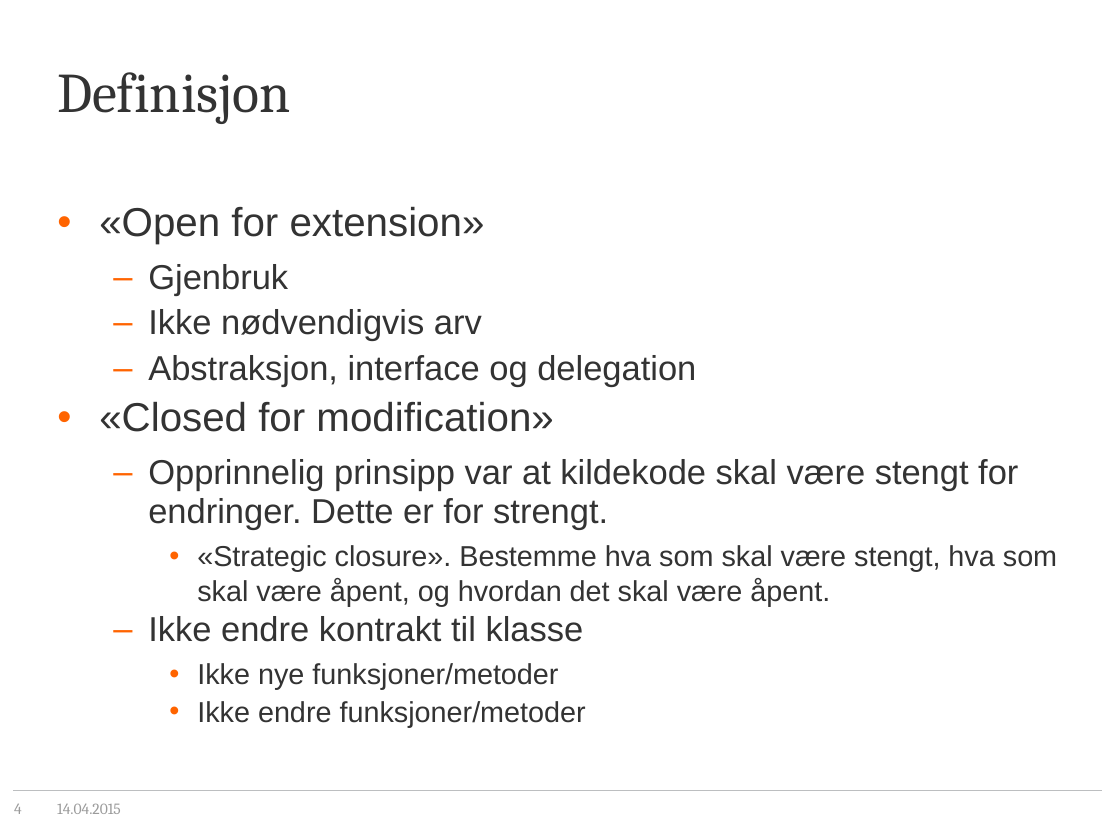
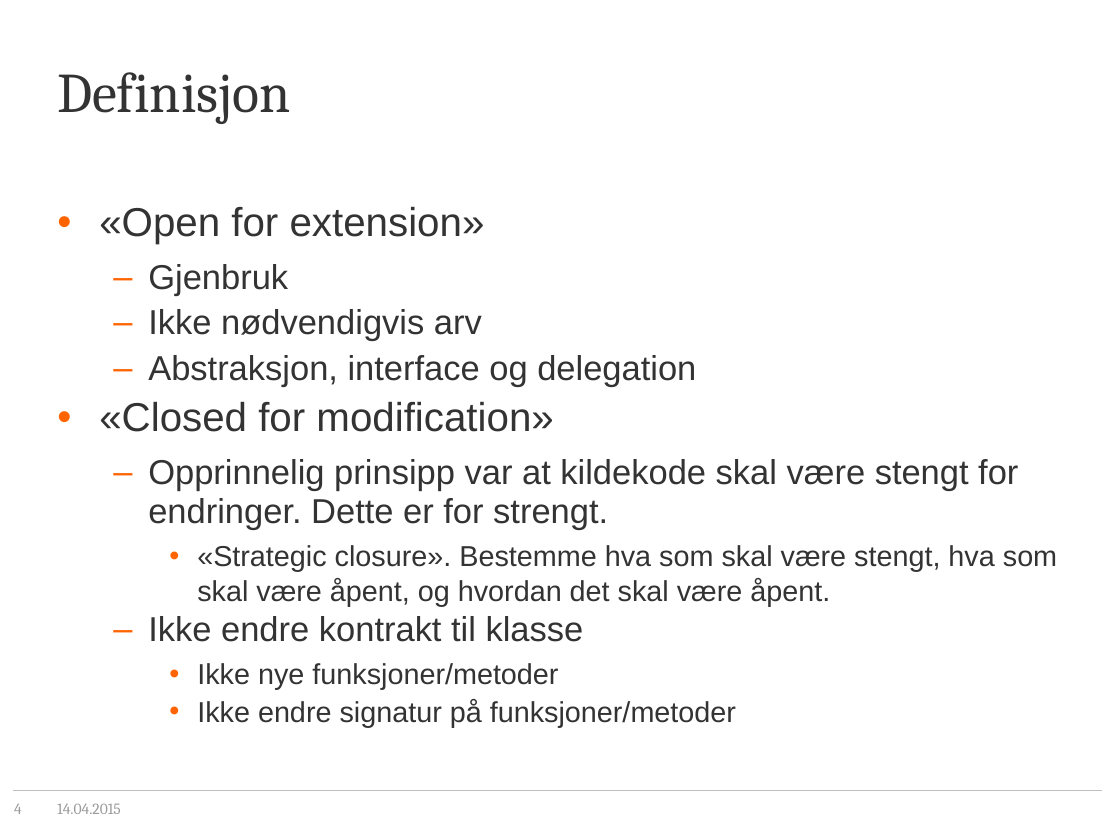
Before and after one commit to bouvet/soild-2, a slide deck: slide 4 of OpenClosedPrinciple.pptx. Drawn at 1120x840 pixels with LibreOffice and Linux fonts; fonts in the diff are those of the drawing; background and template pictures are left out. Boxes give left, top, right and bottom in pixels: in the first picture for what was removed or moved away, otherwise in the second. Text is boxed around its words. In the diff, an @@ line names an element or a change of style, - is before the commit and + after.

Commit message:
Small change, don't change signature of function/method.

```diff
--- a/OpenClosedPrinciple.pptx
+++ b/OpenClosedPrinciple.pptx
@@ text at [197,699,736,727]: text changed @@
-    • Ikke endre funksjoner/metoder
+    • Ikke endre signatur på funksjoner/metoder
```
